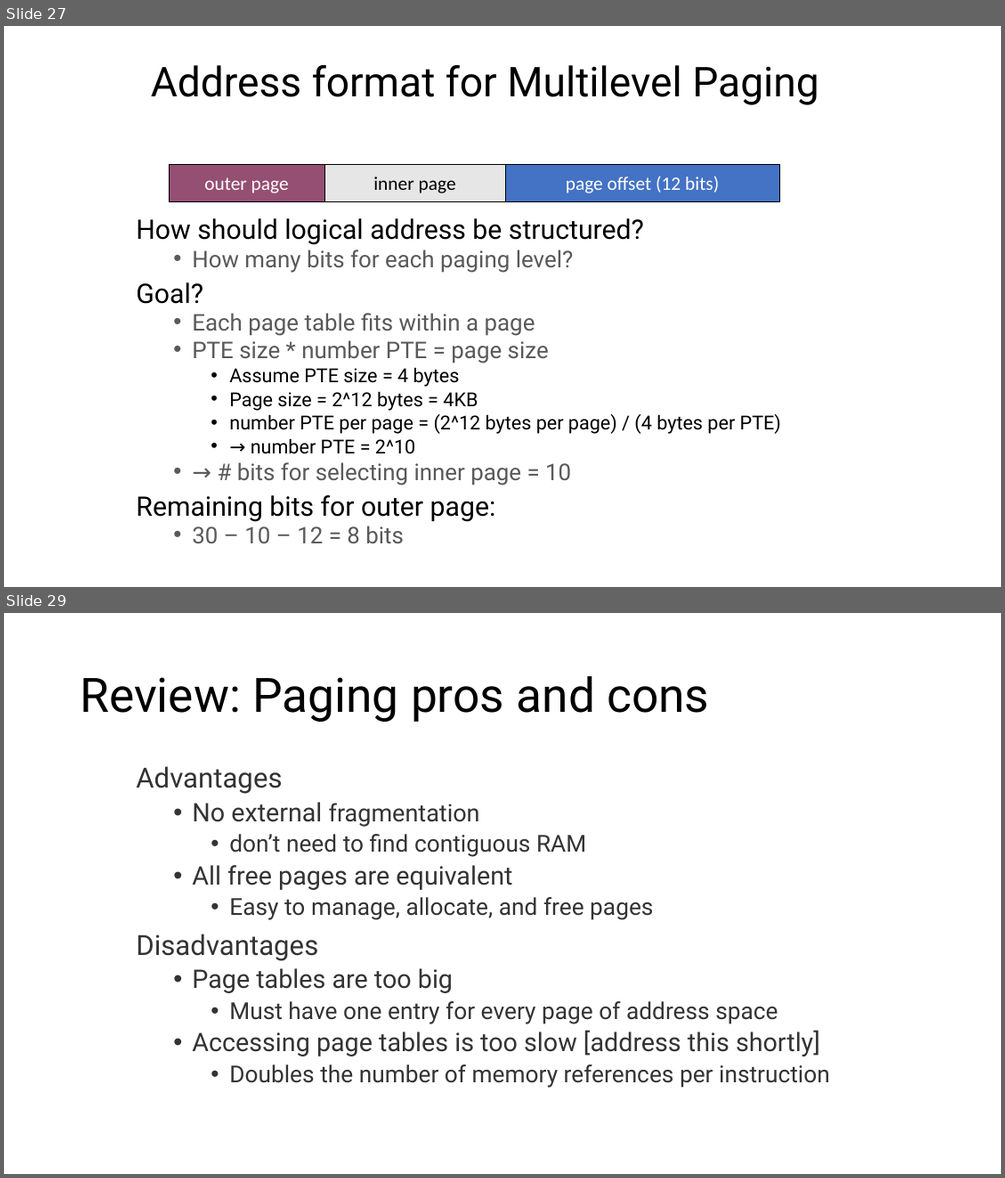
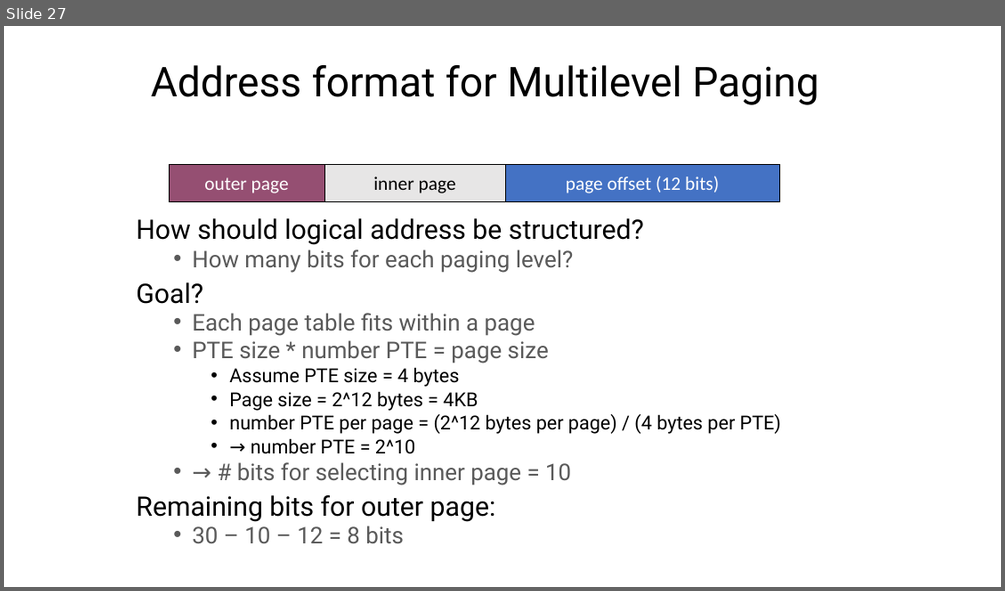
Before and after one commit to ngsrinivas/coursegen, a slide deck: ex/416-F23/staging/416-F23/lectures/06-paging.pptx. Shown one above the other, each under a label of ours: slides 27 and 29 before the commit, slide 27 after it; the slides between them are not shown. The pictures are 1005x1178 and 1005x591 pixels, drawn with LibreOffice and Linux fonts; fonts in the diff are those of the drawing. Boxes give left, top, right and bottom in pixels: in the first picture for what was removed or moved away, otherwise in the second. Text is boxed around its words. In the diff, an @@ line names an element or a change of style, - is before the commit and + after.

Commit message:
Add virtual memory lecture

```diff
--- a/ex/416-F23/staging/416-F23/lectures/06-paging.pptx
+++ b/ex/416-F23/staging/416-F23/lectures/06-paging.pptx
@@ slide 29 removed at box(4, 613, 1001, 1174), background #FFFFFF @@
@@ title removed at box(80, 676, 709, 722) @@
-Review: Paging pros and cons
@@ text removed at box(136, 766, 830, 1087) @@
-Advantages
-  • No external fragmentation
-    • don’t need to find contiguous RAM
-  • All free pages are equivalent
-    • Easy to manage, allocate, and free pages
-Disadvantages
-  • Page tables are too big
-    • Must have one entry for every page of address space
-  • Accessing page tables is too slow [address this shortly]
-    • Doubles the number of memory references per instruction
```
Also in this commit, not shown: 20 other slides removed, 6 other files.
